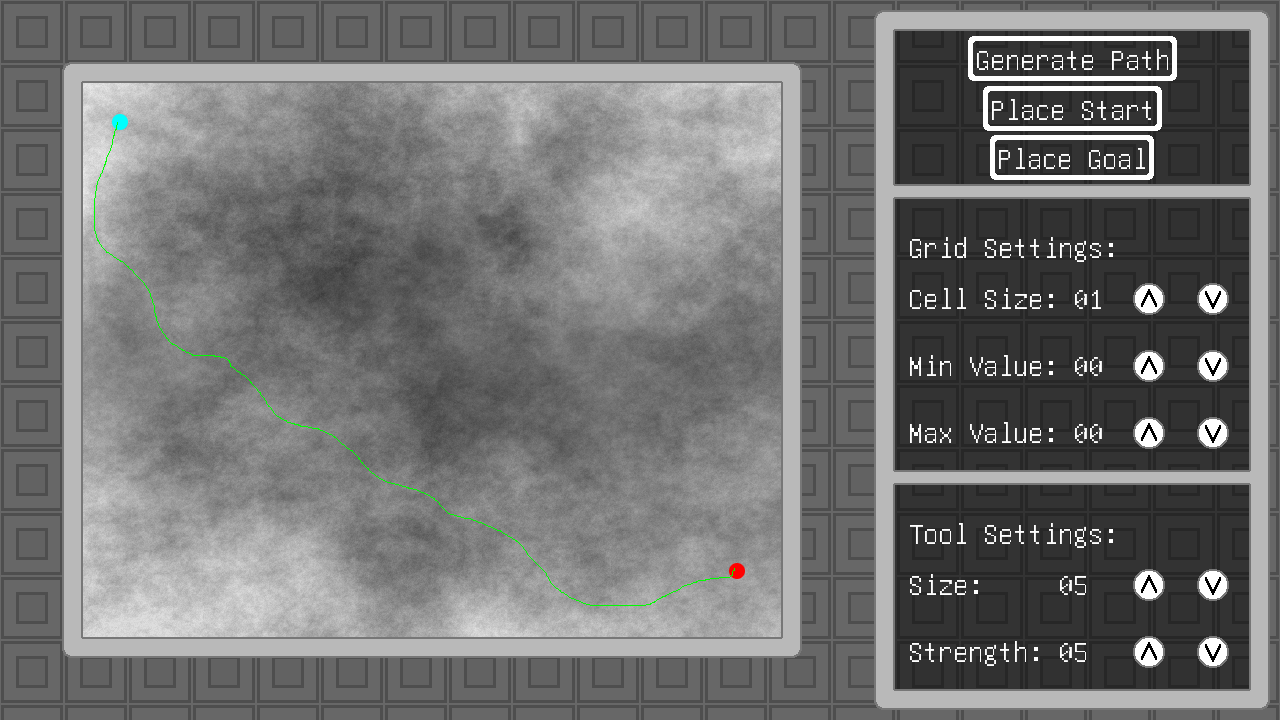
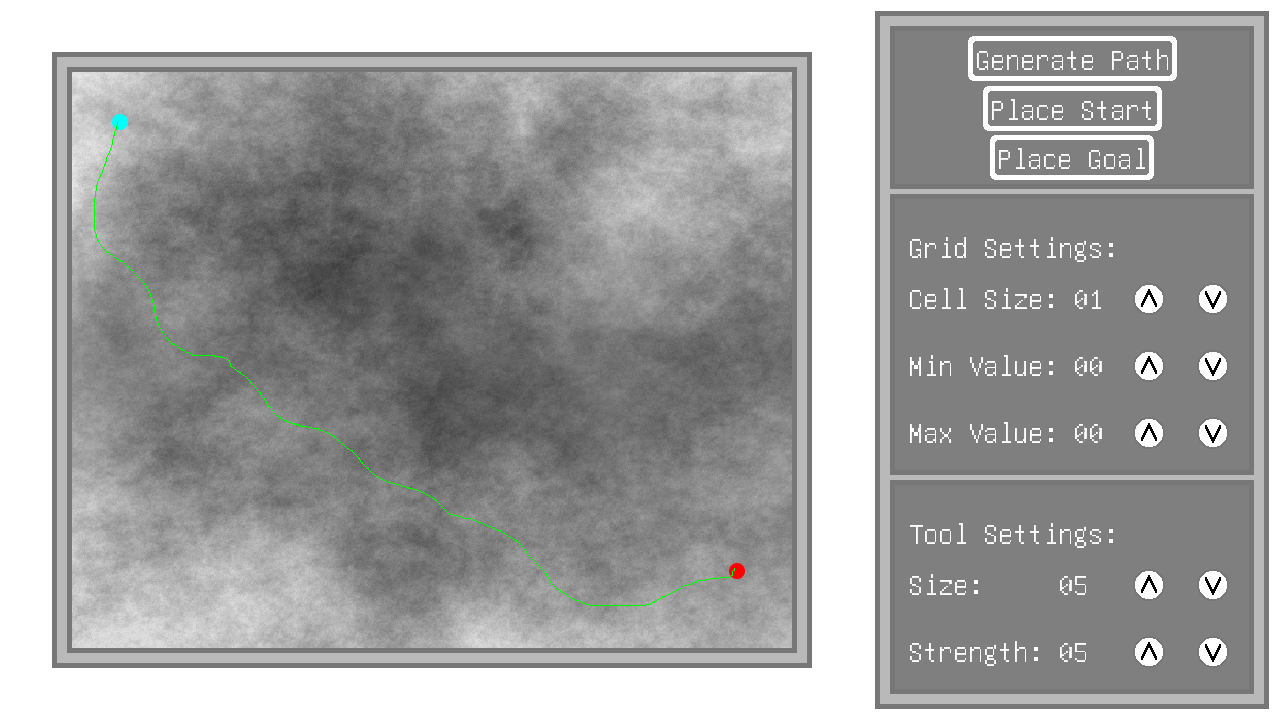
Two versions of the same layered image (1280 x 720). Layer-by-layer changes:
painted on "map" over [72, 72, 792, 648]
painted on "frames" over [52, 10, 1270, 710]
hid "Background", painted on it over [0, 0, 1280, 720]
